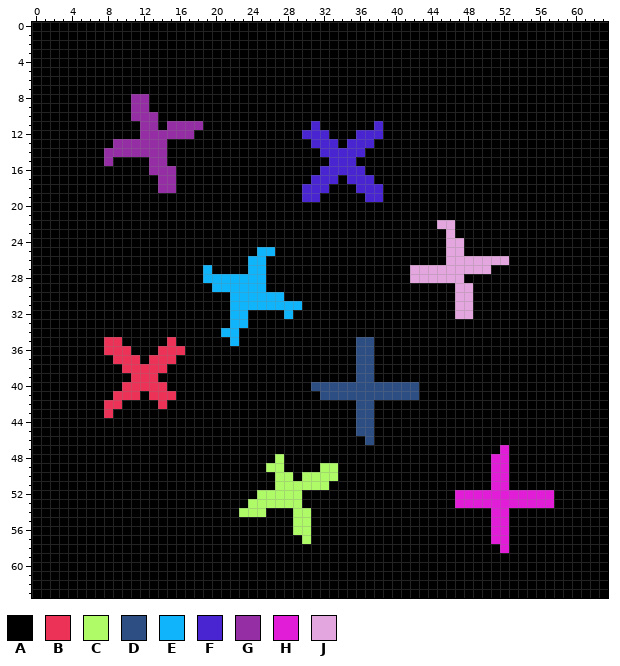
A pixel-art sprite gets an edit: garibaldi/opencv-rust/components.png. Above is the file before it was changed.
The file is 64x64 pixels.
Palette (. is transparent): A #000000  B #ec3257  C #affb67  D #2d4e83  E #10b4fa  F #4825d0  G #952ea4  H #e11dd7  J #e4a6de
Pixels before, first column x 0:
 0 AAAAAAAAAAAAAAAAAAAAAAAAAAAAAAAAAAAAAAAAAAAAAAAAAAAAAAAAAAAAAAAA
 1 AAAAAAAAAAAAAAAAAAAAAAAAAAAAAAAAAAAAAAAAAAAAAAAAAAAAAAAAAAAAAAAA
 2 AAAAAAAAAAAAAAAAAAAAAAAAAAAAAAAAAAAAAAAAAAAAAAAAAAAAAAAAAAAAAAAA
 3 AAAAAAAAAAAAAAAAAAAAAAAAAAAAAAAAAAAAAAAAAAAAAAAAAAAAAAAAAAAAAAAA
 4 AAAAAAAAAAAAAAAAAAAAAAAAAAAAAAAAAAAAAAAAAAAAAAAAAAAAAAAAAAAAAAAA
 5 AAAAAAAAAAAAAAAAAAAAAAAAAAAAAAAAAAAAAAAAAAAAAAAAAAAAAAAAAAAAAAAA
 6 AAAAAAAAAAAAAAAAAAAAAAAAAAAAAAAAAAAAAAAAAAAAAAAAAAAAAAAAAAAAAAAA
 7 AAAAAAAAAAAAAAAAAAAAAAAAAAAAAAAAAAAAAAAAAAAAAAAAAAAAAAAAAAAAAAAA
 8 AAAAAAAAAAAGGAAAAAAAAAAAAAAAAAAAAAAAAAAAAAAAAAAAAAAAAAAAAAAAAAAA
 9 AAAAAAAAAAAGGAAAAAAAAAAAAAAAAAAAAAAAAAAAAAAAAAAAAAAAAAAAAAAAAAAA
10 AAAAAAAAAAAGGGAAAAAAAAAAAAAAAAAAAAAAAAAAAAAAAAAAAAAAAAAAAAAAAAAA
11 AAAAAAAAAAAAGGAGGGGAAAAAAAAAAAAFAAAAAAFAAAAAAAAAAAAAAAAAAAAAAAAA
12 AAAAAAAAAAAAGGGGGGAAAAAAAAAAAAFFFAAAFFFAAAAAAAAAAAAAAAAAAAAAAAAA
13 AAAAAAAAAGGGGGGAAAAAAAAAAAAAAAAFFFAFFFAAAAAAAAAAAAAAAAAAAAAAAAAA
14 AAAAAAAAGGGGGGGAAAAAAAAAAAAAAAAAFFFFFAAAAAAAAAAAAAAAAAAAAAAAAAAA
15 AAAAAAAAGAAAAGGAAAAAAAAAAAAAAAAAAFFFAAAAAAAAAAAAAAAAAAAAAAAAAAAA
16 AAAAAAAAAAAAAGGGAAAAAAAAAAAAAAAAFFFFFAAAAAAAAAAAAAAAAAAAAAAAAAAA
17 AAAAAAAAAAAAAAGGAAAAAAAAAAAAAAAFFFAFFFAAAAAAAAAAAAAAAAAAAAAAAAAA
18 AAAAAAAAAAAAAAGGAAAAAAAAAAAAAAFFFAAAFFFAAAAAAAAAAAAAAAAAAAAAAAAA
19 AAAAAAAAAAAAAAAAAAAAAAAAAAAAAAFFAAAAAFFAAAAAAAAAAAAAAAAAAAAAAAAA
20 AAAAAAAAAAAAAAAAAAAAAAAAAAAAAAAAAAAAAAAAAAAAAAAAAAAAAAAAAAAAAAAA
21 AAAAAAAAAAAAAAAAAAAAAAAAAAAAAAAAAAAAAAAAAAAAAAAAAAAAAAAAAAAAAAAA
22 AAAAAAAAAAAAAAAAAAAAAAAAAAAAAAAAAAAAAAAAAAAAAJJAAAAAAAAAAAAAAAAA
23 AAAAAAAAAAAAAAAAAAAAAAAAAAAAAAAAAAAAAAAAAAAAAAJAAAAAAAAAAAAAAAAA
24 AAAAAAAAAAAAAAAAAAAAAAAAAAAAAAAAAAAAAAAAAAAAAAJJAAAAAAAAAAAAAAAA
25 AAAAAAAAAAAAAAAAAAAAAAAAAEEAAAAAAAAAAAAAAAAAAAJJAAAAAAAAAAAAAAAA
26 AAAAAAAAAAAAAAAAAAAAAAAAEEAAAAAAAAAAAAAAAAAAAAJJJJJJJAAAAAAAAAAA
27 AAAAAAAAAAAAAAAAAAAEAAAAEEAAAAAAAAAAAAAAAAJJJJJJJJJAAAAAAAAAAAAA
28 AAAAAAAAAAAAAAAAAAAEEEEEEEAAAAAAAAAAAAAAAAJJJJJJAAAAAAAAAAAAAAAA
29 AAAAAAAAAAAAAAAAAAAAEEEEEEAAAAAAAAAAAAAAAAAAAAAJJAAAAAAAAAAAAAAA
30 AAAAAAAAAAAAAAAAAAAAAAEEEEEEAAAAAAAAAAAAAAAAAAAJJAAAAAAAAAAAAAAA
31 AAAAAAAAAAAAAAAAAAAAAAEEEEEEEEAAAAAAAAAAAAAAAAAJJAAAAAAAAAAAAAAA
32 AAAAAAAAAAAAAAAAAAAAAAEEAAAAEAAAAAAAAAAAAAAAAAAJJAAAAAAAAAAAAAAA
33 AAAAAAAAAAAAAAAAAAAAAAEEAAAAAAAAAAAAAAAAAAAAAAAAAAAAAAAAAAAAAAAA
34 AAAAAAAAAAAAAAAAAAAAAEEAAAAAAAAAAAAAAAAAAAAAAAAAAAAAAAAAAAAAAAAA
35 AAAAAAAABBAAAAABAAAAAAEAAAAAAAAAAAAADDAAAAAAAAAAAAAAAAAAAAAAAAAA
36 AAAAAAAABBBAAABBBAAAAAAAAAAAAAAAAAAADDAAAAAAAAAAAAAAAAAAAAAAAAAA
37 AAAAAAAAABBBABBBAAAAAAAAAAAAAAAAAAAADDAAAAAAAAAAAAAAAAAAAAAAAAAA
38 AAAAAAAAAABBBBBAAAAAAAAAAAAAAAAAAAAADDAAAAAAAAAAAAAAAAAAAAAAAAAA
39 AAAAAAAAAAABBBAAAAAAAAAAAAAAAAAAAAAADDAAAAAAAAAAAAAAAAAAAAAAAAAA
40 AAAAAAAAAABBBBBAAAAAAAAAAAAAAAADDDDDDDDDDDDAAAAAAAAAAAAAAAAAAAAA
41 AAAAAAAAABBBABBBAAAAAAAAAAAAAAAADDDDDDDDDDDAAAAAAAAAAAAAAAAAAAAA
42 AAAAAAAABBAAAABAAAAAAAAAAAAAAAAAAAAADDAAAAAAAAAAAAAAAAAAAAAAAAAA
43 AAAAAAAABAAAAAAAAAAAAAAAAAAAAAAAAAAADDAAAAAAAAAAAAAAAAAAAAAAAAAA
44 AAAAAAAAAAAAAAAAAAAAAAAAAAAAAAAAAAAADDAAAAAAAAAAAAAAAAAAAAAAAAAA
45 AAAAAAAAAAAAAAAAAAAAAAAAAAAAAAAAAAAADDAAAAAAAAAAAAAAAAAAAAAAAAAA
46 AAAAAAAAAAAAAAAAAAAAAAAAAAAAAAAAAAAAADAAAAAAAAAAAAAAAAAAAAAAAAAA
47 AAAAAAAAAAAAAAAAAAAAAAAAAAAAAAAAAAAAAAAAAAAAAAAAAAAAHAAAAAAAAAAA
48 AAAAAAAAAAAAAAAAAAAAAAAAAAACAAAAAAAAAAAAAAAAAAAAAAAHHAAAAAAAAAAA
49 AAAAAAAAAAAAAAAAAAAAAAAAAACCAAAACCAAAAAAAAAAAAAAAAAHHAAAAAAAAAAA
50 AAAAAAAAAAAAAAAAAAAAAAAAAAACCACCCCAAAAAAAAAAAAAAAAAHHAAAAAAAAAAA
51 AAAAAAAAAAAAAAAAAAAAAAAAAAACCCCCCAAAAAAAAAAAAAAAAAAHHAAAAAAAAAAA
52 AAAAAAAAAAAAAAAAAAAAAAAAACCCCCAAAAAAAAAAAAAAAAAHHHHHHHHHHHAAAAAA
53 AAAAAAAAAAAAAAAAAAAAAAAACCCCCCAAAAAAAAAAAAAAAAAHHHHHHHHHHHAAAAAA
54 AAAAAAAAAAAAAAAAAAAAAAACCCAAACCAAAAAAAAAAAAAAAAAAAAHHAAAAAAAAAAA
55 AAAAAAAAAAAAAAAAAAAAAAAAAAAAACCAAAAAAAAAAAAAAAAAAAAHHAAAAAAAAAAA
56 AAAAAAAAAAAAAAAAAAAAAAAAAAAAACCAAAAAAAAAAAAAAAAAAAAHHAAAAAAAAAAA
57 AAAAAAAAAAAAAAAAAAAAAAAAAAAAAACAAAAAAAAAAAAAAAAAAAAHHAAAAAAAAAAA
58 AAAAAAAAAAAAAAAAAAAAAAAAAAAAAAAAAAAAAAAAAAAAAAAAAAAAHAAAAAAAAAAA
59 AAAAAAAAAAAAAAAAAAAAAAAAAAAAAAAAAAAAAAAAAAAAAAAAAAAAAAAAAAAAAAAA
60 AAAAAAAAAAAAAAAAAAAAAAAAAAAAAAAAAAAAAAAAAAAAAAAAAAAAAAAAAAAAAAAA
61 AAAAAAAAAAAAAAAAAAAAAAAAAAAAAAAAAAAAAAAAAAAAAAAAAAAAAAAAAAAAAAAA
62 AAAAAAAAAAAAAAAAAAAAAAAAAAAAAAAAAAAAAAAAAAAAAAAAAAAAAAAAAAAAAAAA
63 AAAAAAAAAAAAAAAAAAAAAAAAAAAAAAAAAAAAAAAAAAAAAAAAAAAAAAAAAAAAAAAA
And afterwards:
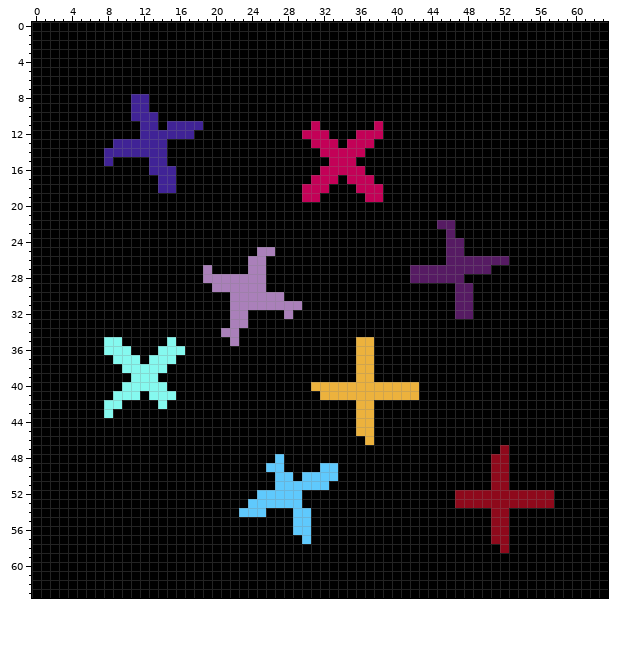
The edit:
colour B: #ec3257 -> #85f9ef
colour C: #affb67 -> #5fc9fd
colour D: #2d4e83 -> #ecb23d
colour E: #10b4fa -> #aa80ba
colour F: #4825d0 -> #c30157
colour G: #952ea4 -> #402396
colour H: #e11dd7 -> #8e091b
colour J: #e4a6de -> #561b63
Changed places in both pictures, as pixel boxes (x1, y1, x2, y2):
changed: (104, 94, 203, 193)
changed: (302, 121, 383, 202)
changed: (203, 220, 554, 553)
changed: (104, 337, 185, 418)
